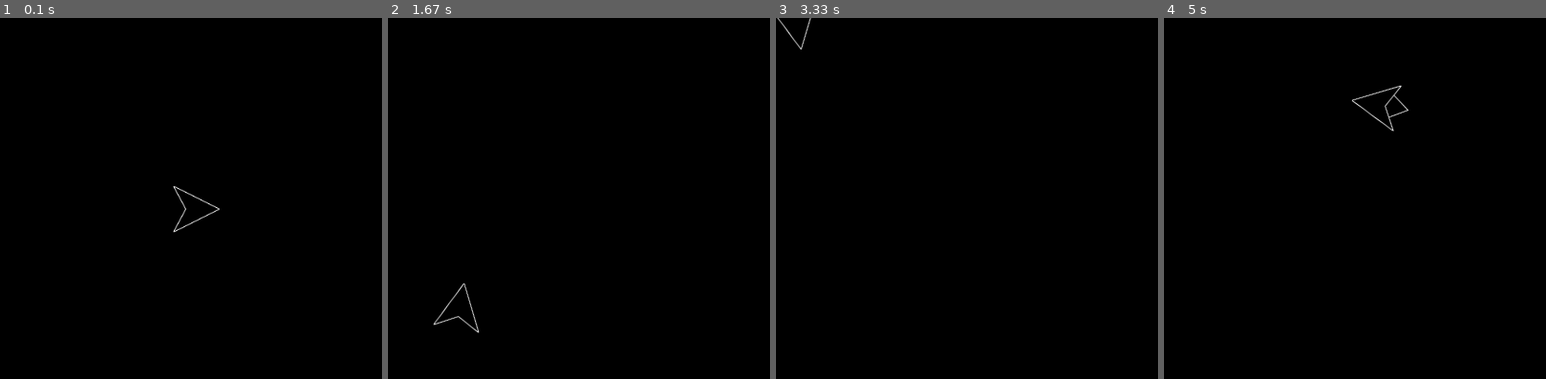
Above: before the commit, frames 1-4 (left to right).
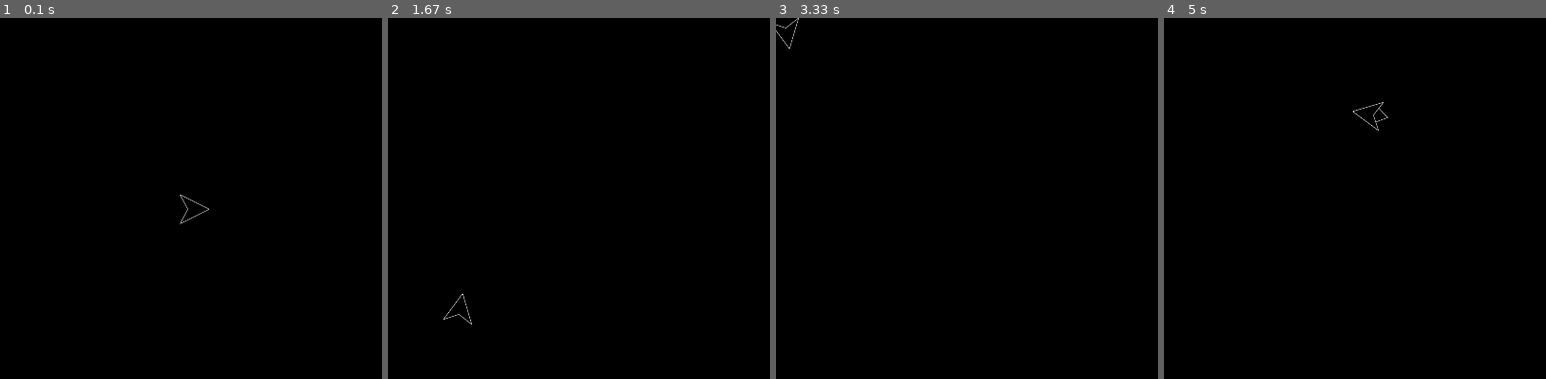
Above: after the commit, the same moments.

Repository: yjmyzz/pygame_tutorial
Game: pygame game, started from move_02.py
The game is run twice, just before and just after one commit, with the same random seed, the same clock (stepped at 60 frames per second) and the same inputs.
Inputs:
- Up to frame 1 (0.1 s): no input
- Up to frame 2 (1.67 s): hold Right 0.33-0.8 s; hold Up 0.83-1.13 s; hold Right 1.17-1.63 s
- Up to frame 3 (3.33 s): hold Left 1.67-2.2 s; hold Left 2.23-2.63 s; hold Up 2.67-3.03 s; hold Right from 3.07 s (still down)
- Up to frame 4 (5 s): release Right at 3.7 s; hold Left 3.73-4.2 s; hold Right 4.23-4.7 s; hold Up from 4.73 s (still down)

The runs differ from the first frame. In frame 1, 0.3% of the frame differs, in the area x 45-58%, y 46-60%; in frame 2, 0.3%; in frame 3, 0.1%; in frame 4, 0.3%, in the area x 49-64%, y 18-32%.

Commit message:
small change

Diff:
--- a/move_02.py
+++ b/move_02.py
@@ -19,7 +19,7 @@
 img_base_path = os.getcwd() + '/img/'
 
 ship = Ship(img_base_path, "ship_white.png", "ship_flame_white.png")
-ship.scale = 0.8
+ship.scale = 0.5
 ship.show_rect = False
 # 摩擦系数
 friction = 0.995
